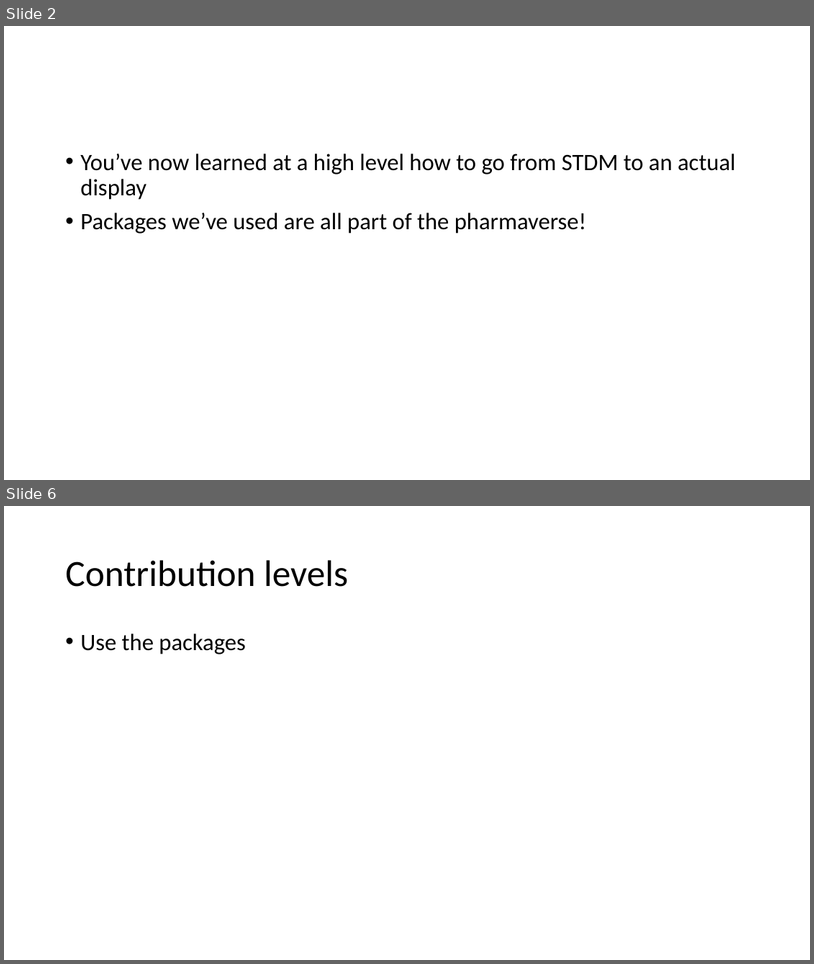
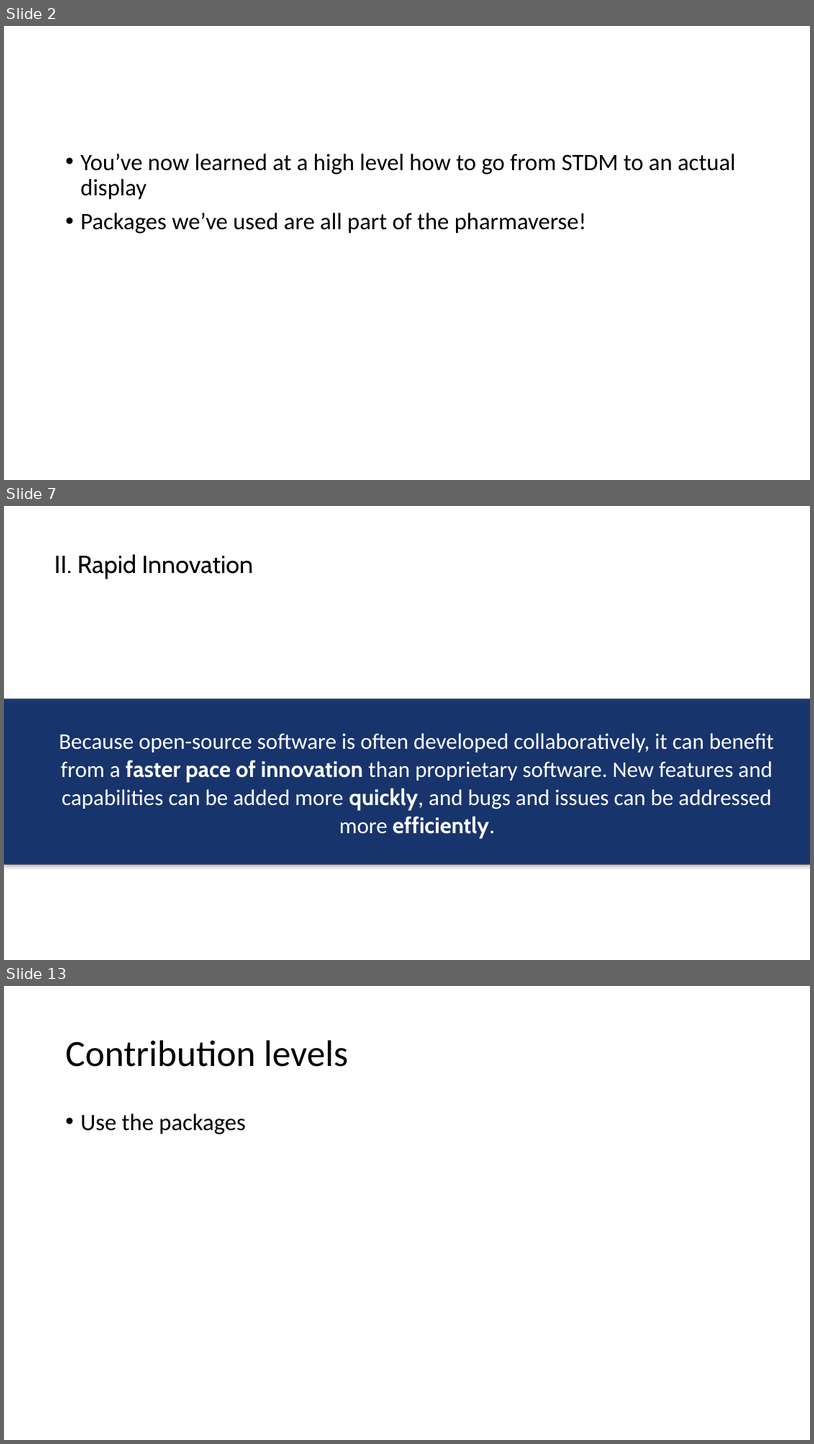
Before and after one commit to posit-conf-2023/r-pharma, a slide deck: 04-pharmaverse/04-Contributing_To_The_Pharmaverse.pptx. Shown one above the other, each under a label of ours: slides 2 and 6 before the commit, slides 2, 7 and 13 after it; the slides between them are not shown. The pictures are 814x964 and 814x1444 pixels, drawn with LibreOffice and Linux fonts; fonts in the diff are those of the drawing; grey boxes stand for pictures. Boxes give left, top, right and bottom in pixels: in the first picture for what was removed or moved away, otherwise in the second. Text is boxed around its words. In the diff, an @@ line names an element or a change of style, - is before the commit and + after.

```diff
--- a/04-pharmaverse/04-Contributing_To_The_Pharmaverse.pptx
+++ b/04-pharmaverse/04-Contributing_To_The_Pharmaverse.pptx
@@ slide 7 added at (4, 506, 810, 960), background #FFFFFF @@
@@ title added at (54, 554, 253, 579), 29.3 pt, text #000000 @@
+II. Rapid Innovation
@@ picture added at (4, 699, 810, 864) @@
@@ rectangle added at (4, 699, 810, 864), fill #022366 at 85% opacity @@
@@ text added at (59, 733, 774, 839), 26.7 pt, text #FFFFFF @@
+Because open-source software is often developed collaboratively, it can benefit from a faster pace of innovation than proprietary software. New features and capabilities can be added more quickly, and bugs and issues can be addressed more efficiently.
@@ what was slide 6 is now slide 13 @@
```
Also in this commit, not shown: 9 slides changed, 7 other slides added, 1 slide removed.
